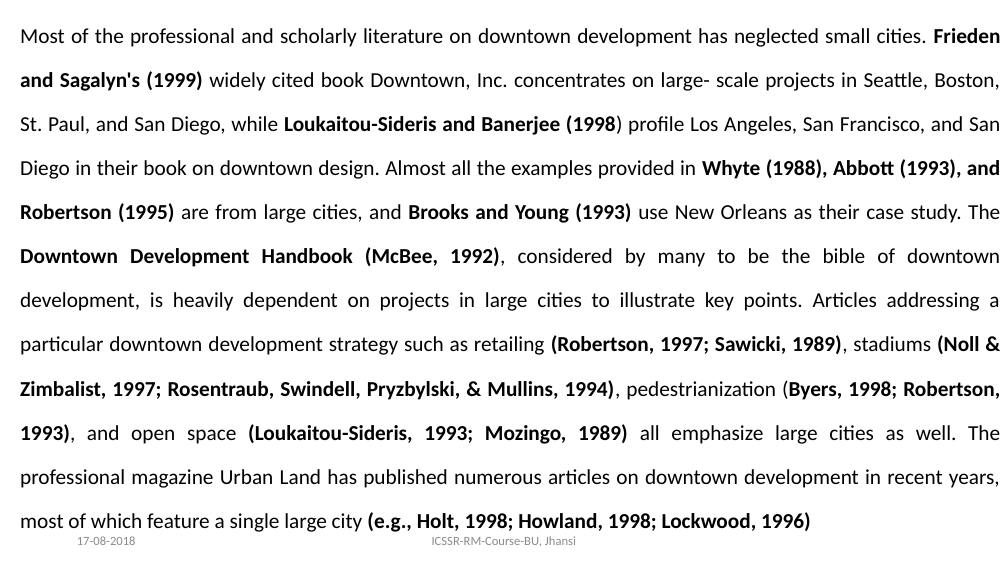
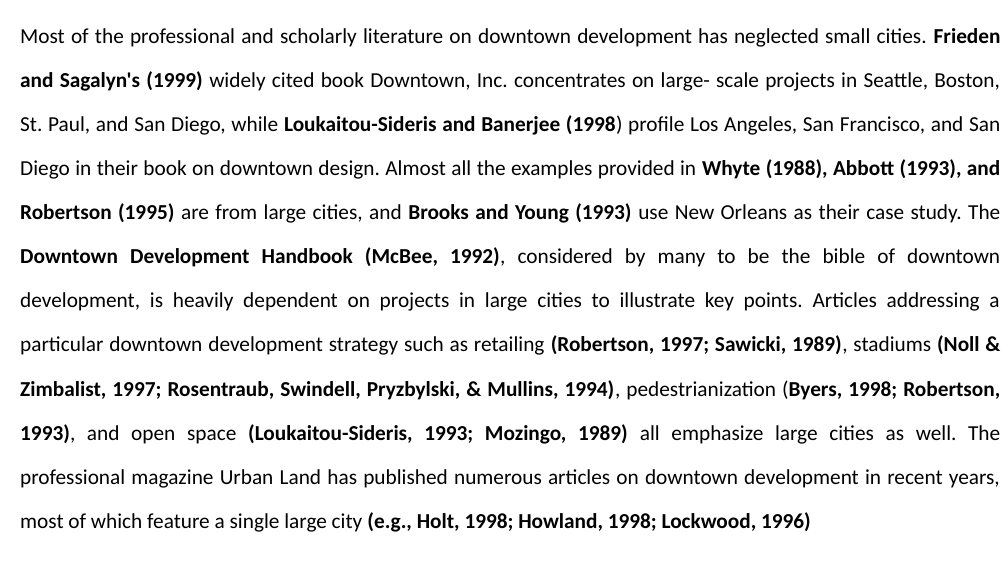
Before and after one commit to dlisbbau/mlis, a slide deck: slide 39 of Vinit-MLIS-104-01-Research Basics.pptx. Drawn at 1008x567 pixels with LibreOffice and Linux fonts; fonts in the diff are those of the drawing. Boxes give left, top, right and bottom in pixels: in the first picture for what was removed or moved away, otherwise in the second. Text is boxed around its words. In the diff, an @@ line names an element or a change of style, - is before the commit and + after.

```diff
--- a/Vinit-MLIS-104-01-Research Basics.pptx
+++ b/Vinit-MLIS-104-01-Research Basics.pptx
@@ text removed at (x1=77, y1=536, x2=136, y2=545) @@
-17-08-2018
@@ text removed at (x1=432, y1=536, x2=576, y2=546) @@
-ICSSR-RM-Course-BU, Jhansi
```
Also in this commit, not shown: 3 other slides changed, 2 slides added, 1 slide removed.
